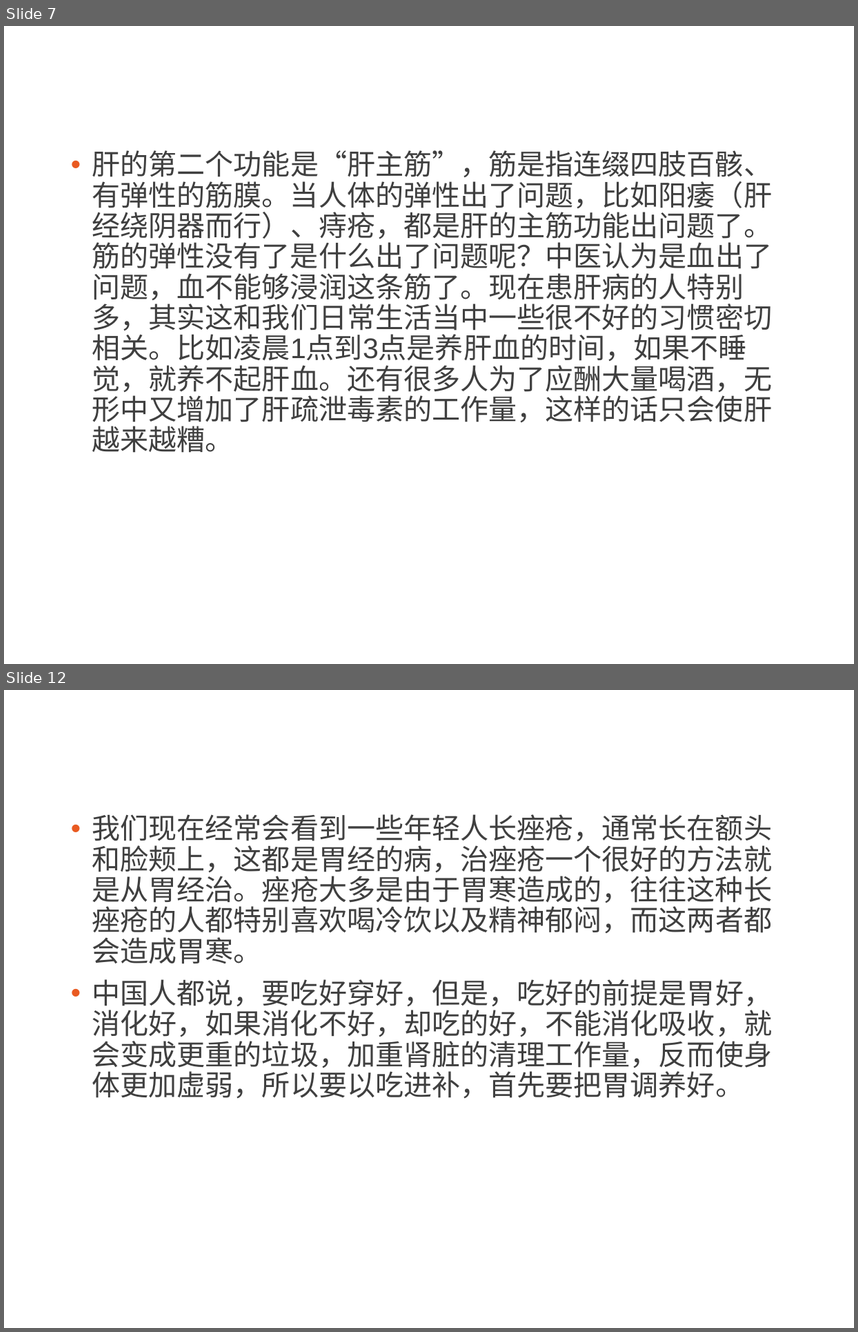
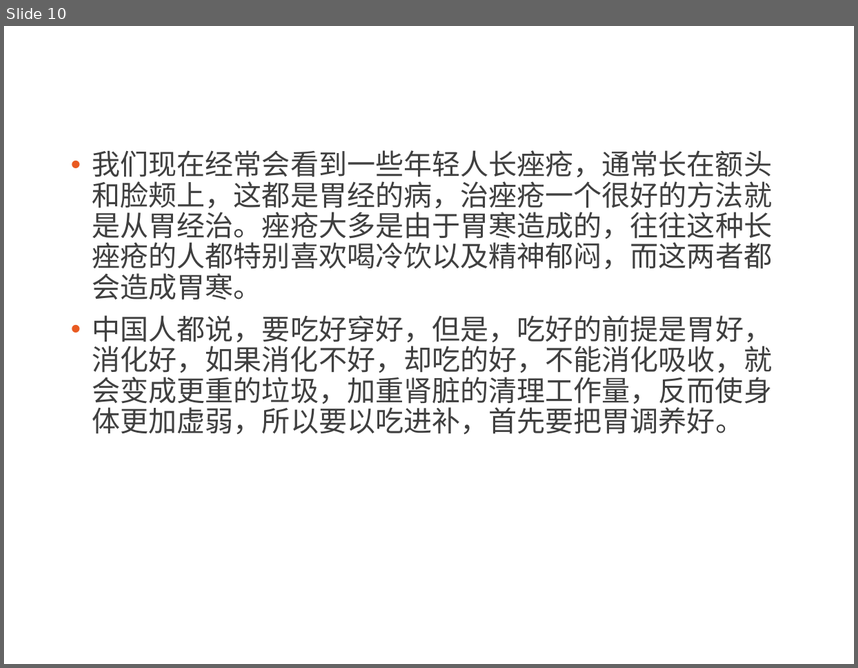
Before and after one commit to CatMan1994/file, a slide deck: 中医与养生分享会/中医与养生.ppt. Shown one above the other, each under a label of ours: slides 7 and 12 before the commit, slide 10 after it; the slides between them are not shown. The pictures are 858x1332 and 858x668 pixels, drawn with LibreOffice and Linux fonts; fonts in the diff are those of the drawing; background and template pictures are left out. Boxes give left, top, right and bottom in pixels: in the first picture for what was removed or moved away, otherwise in the second. Text is boxed around its words. In the diff, an @@ line names an element or a change of style, - is before the commit and + after.

Commit message:
修改了一些内容，新增讲义，到胃了

```diff
--- a/中医与养生分享会/中医与养生.ppt
+++ b/中医与养生分享会/中医与养生.ppt
@@ slide 7 removed at box(4, 26, 854, 664), background picture (left out) @@
@@ text removed at box(92, 150, 773, 452) @@
-• 肝的第二个功能是“肝主筋”，筋是指连缀四肢百骸、有弹性的筋膜。当人体的弹性出了问题，比如阳痿（肝经绕阴器而行）、痔疮，都是肝的主筋功能出问题了。筋的弹性没有了是什么出了问题呢？中医认为是血出了问题，血不能够浸润这条筋了。现在患肝病的人特别多，其实这和我们日常生活当中一些很不好的习惯密切相关。比如凌晨1点到3点是养肝血的时间，如果不睡觉，就养不起肝血。还有很多人为了应酬大量喝酒，无形中又增加了肝疏泄毒素的工作量，这样的话只会使肝越来越糟。
@@ what was slide 12 is now slide 10 @@
```
Also in this commit, not shown: 10 slides changed, 1 slide added, 1 other slide removed, 1 other file.
